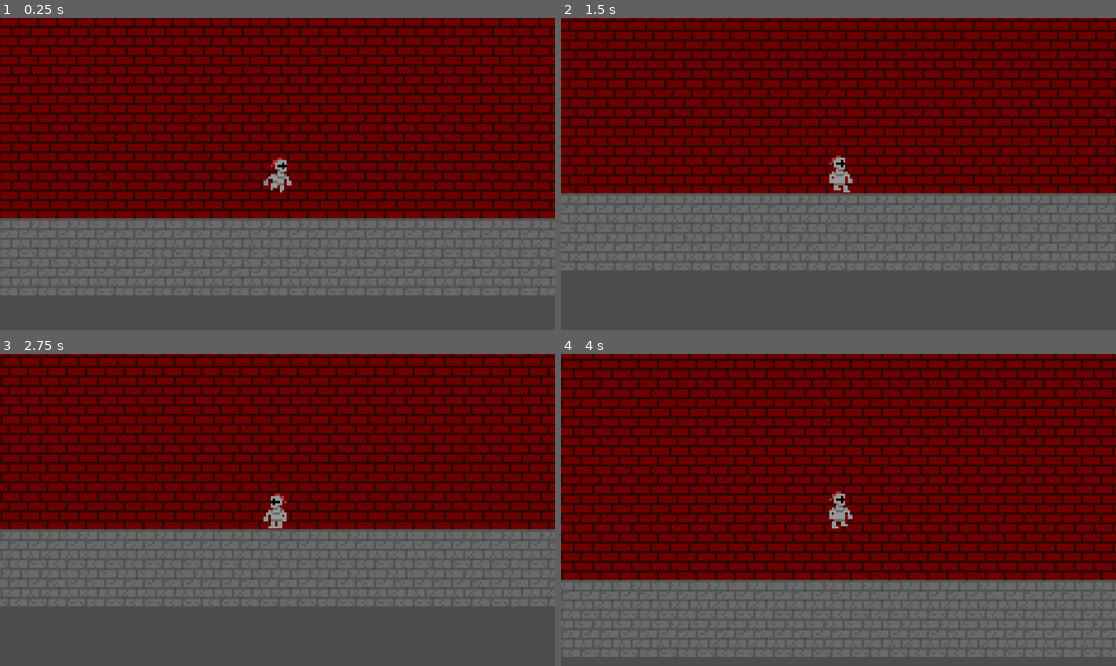
Above: before the commit, frames 1-4 (two rows, left to right).
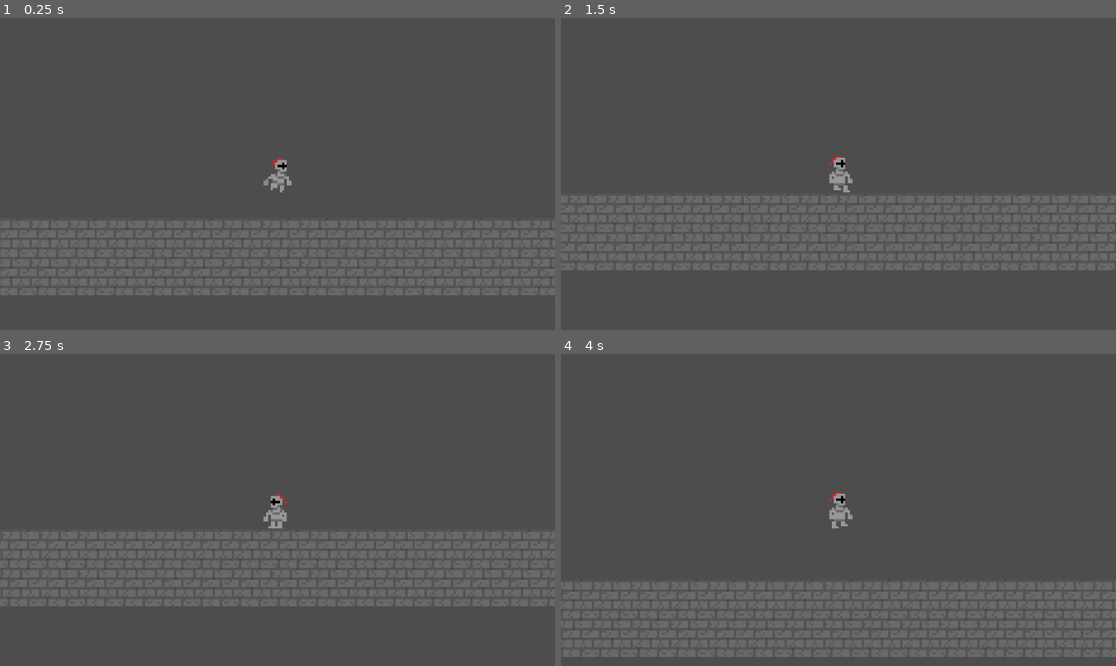
Above: after the commit, the same moments.

Repository: Owen-Harper25/Hollow-Clone
Game: Godot game, scene res://testmap.tscn
Two runs of this game, one before a commit and one after it. Both use one fixed random seed, a clock stepped at 60 frames per second and the inputs below.
Inputs:
- Up to frame 1 (0.25 s): no input
- Up to frame 2 (1.5 s): hold D (right) from 0.53 s (still down); tap Shift (sprint) at 0.6, 1.35 s; tap Space (jump) at 0.77 s
- Up to frame 3 (2.75 s): tap Space (jump) at 1.52 s; release D (right) at 2.03 s; hold A (left) from 2.03 s (still down); tap Shift (sprint) at 2.1 s
- Up to frame 4 (4 s): release A (left) at 2.78 s; hold D (right) from 2.78 s (still down); tap Shift (sprint) at 2.85, 3.6 s; tap Space (jump) at 3.02, 3.77 s

The runs differ from the first frame. In frame 1, 64% of the frame differs, in the area x 0-100%, y 0-65%; in frame 2, 56%; in frame 3, 56%; in frame 4, 72%, in the area x 0-100%, y 0-73%.

Commit message:
Playing with code

Diff:
--- a/player.gd
+++ b/player.gd
@@ -116,6 +116,7 @@
 	if velocity.y == 0:
 		if velocity.x == 0:
 			state = IDLE
+			run_particles()
 		elif velocity.x == 150 or velocity.x == -150:
 			state = SPRINT
 
@@ -238,7 +239,7 @@
 	if is_on_floor() and velocity.x != 0 and canSpawnParticle:
 		print("SpawnParticle")
 		canSpawnParticle = false
-		$ParticleTimer.start()
+		#$ParticleTimer.start()
 		var particle = DUST_PARTICLE.instantiate()
 		particle.global_position = global_position
 		get_parent().add_child(particle)
@@ -281,3 +282,5 @@
 
 func _on_particle_timer_timeout() -> void:
 	canSpawnParticle = true
+	print("Timer Done")
+	$ParticleTimer.start()
--- a/testmap.tscn
+++ b/testmap.tscn
@@ -57,6 +57,7 @@
 tile_set = SubResource("TileSet_ys0t5")
 
 [node name="Background" type="TileMapLayer" parent="."]
+visible = false
 z_index = -1
 tile_map_data = PackedByteArray("AAAdAB8AAAACAAMAAAAcAB8AAAACAAMAAAAbAB8AAAACAAMAAAAaAB8AAAACAAMAAAAZAB8AAAACAAMAAAAYAB …(6064 unchanged characters)…
 tile_set = SubResource("TileSet_8vdae")
